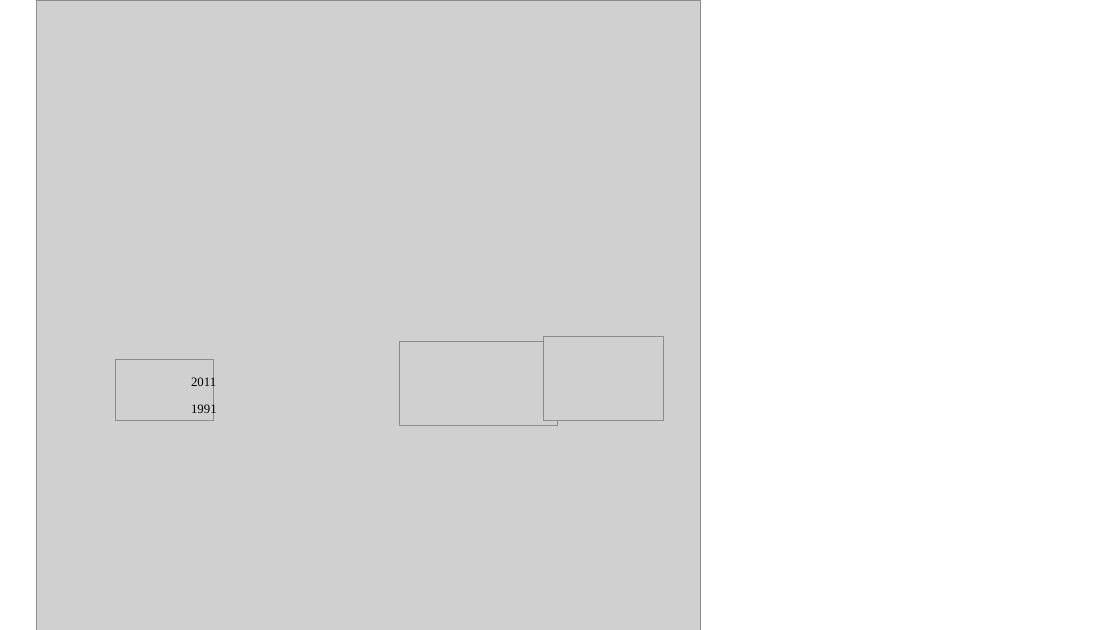
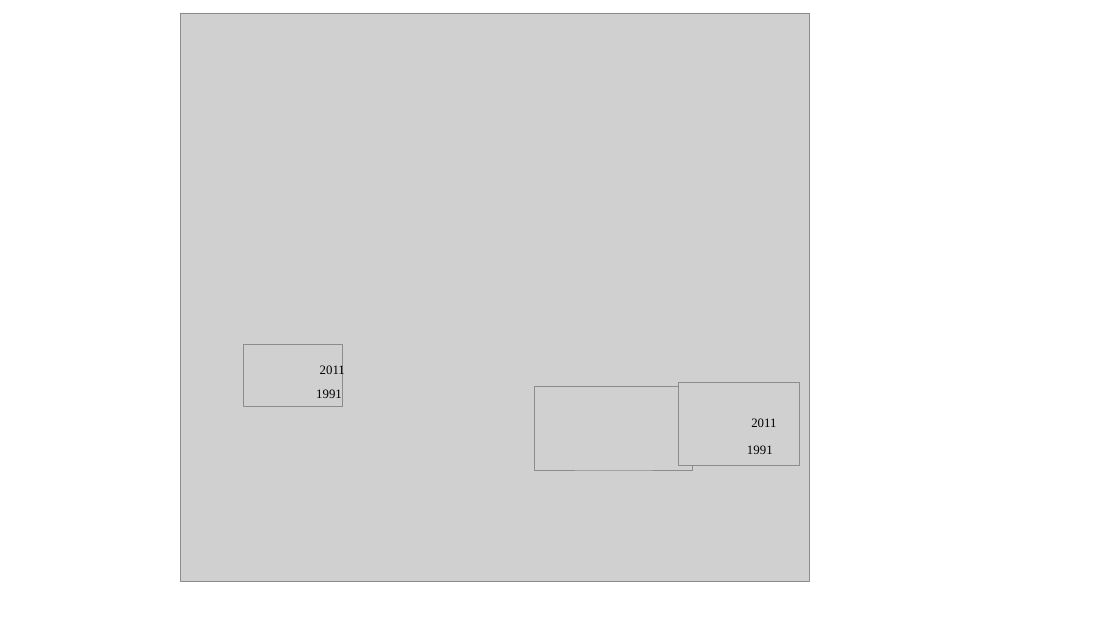
Before and after one commit to smc322/EcosysGCBClass2022, a slide deck: slide 1 of Figures/Niwot/combo_edits.pptx. Drawn at 1120x630 pixels with LibreOffice and Linux fonts; fonts in the diff are those of the drawing; grey boxes stand for pictures. Boxes give left, top, right and bottom in pixels: in the first picture for what was removed or moved away, otherwise in the second. Text is boxed around its words. In the diff, an @@ line names an element or a change of style, - is before the commit and + after.

```diff
--- a/Figures/Niwot/combo_edits.pptx
+++ b/Figures/Niwot/combo_edits.pptx
@@ picture: place and size @@
-picture at bbox=[36, 0, 700, 630]
+picture at bbox=[181, 13, 810, 581]
@@ picture: place and size @@
-picture at bbox=[115, 359, 213, 421]
+picture at bbox=[244, 345, 342, 408]
@@ text "2011": place and size @@
-text "2011" at bbox=[191, 376, 216, 389]
+text "2011" at bbox=[320, 364, 345, 377]
@@ text "1991" rewrapped from bbox=[191, 403, 217, 416] to bbox=[316, 389, 342, 398] @@
@@ picture: place and size @@
-picture at bbox=[400, 341, 558, 425]
+picture at bbox=[535, 386, 693, 471]
@@ picture: place and size @@
-picture at bbox=[543, 337, 664, 421]
+picture at bbox=[679, 382, 800, 466]
@@ text added at bbox=[751, 418, 776, 427], 11 pt, text #000000 @@
+2011
@@ text added at bbox=[747, 445, 773, 454], 11 pt, text #000000 @@
+1991
```
Also in this commit, not shown: 15 other files.
